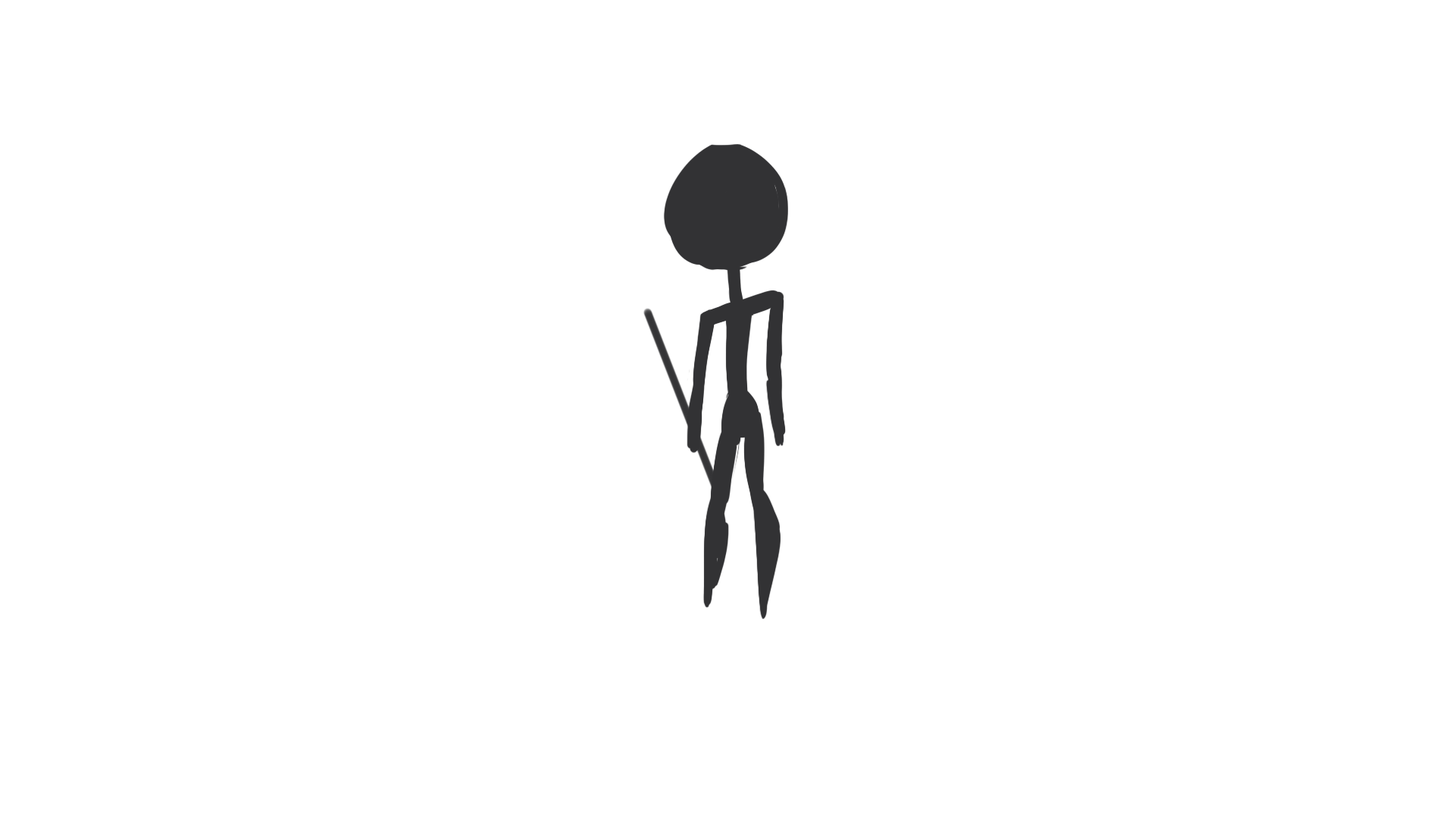
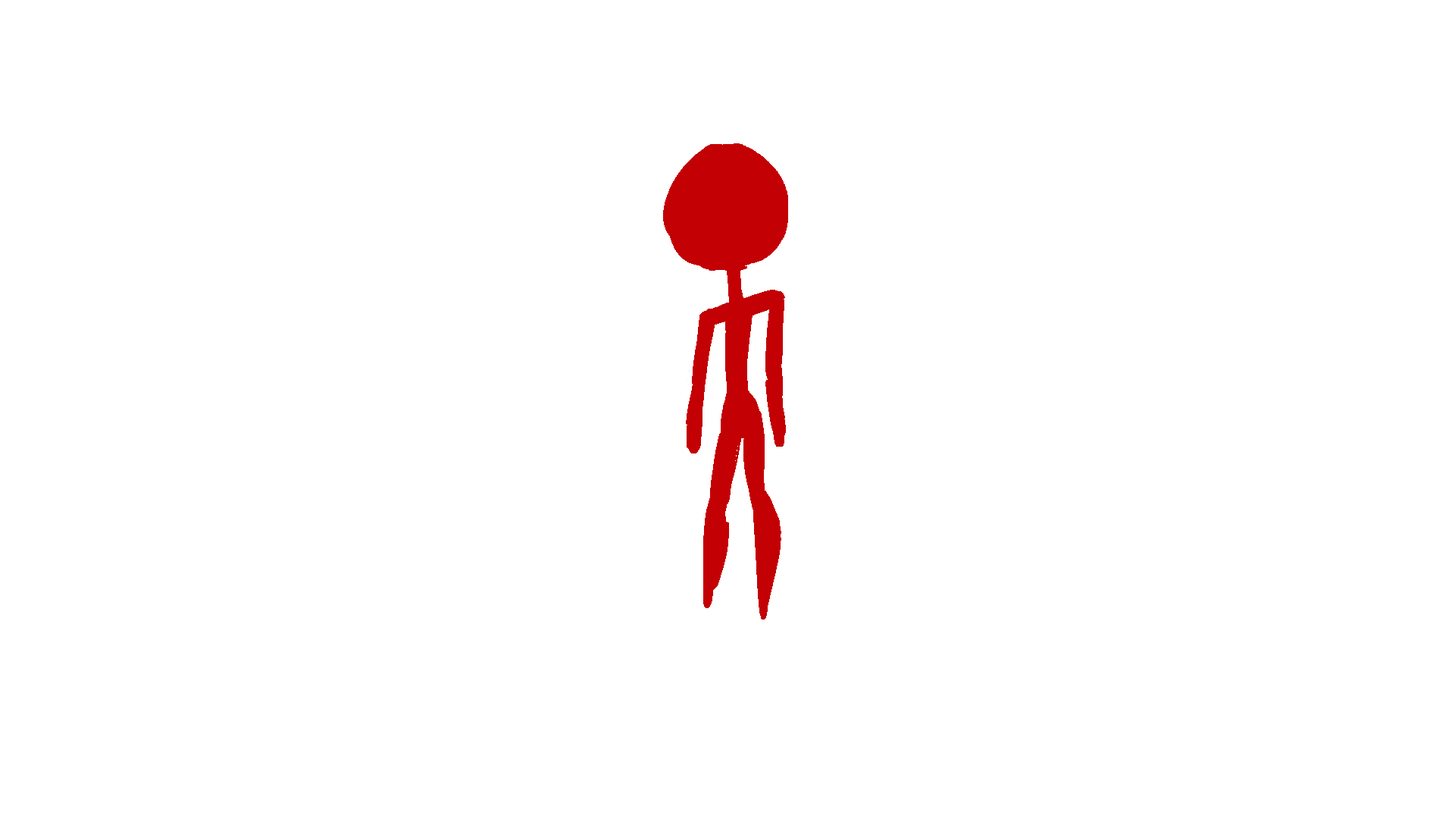
Comparing the layer stacks of the two 1455×819 images. Changes:
painted on "left lower leg" over (x1=703, y1=490, x2=730, y2=608)
painted on "left upper leg" over (x1=710, y1=407, x2=743, y2=524)
painted on "right lower leg" over (x1=753, y1=487, x2=782, y2=620)
painted on "right upper leg" over (x1=740, y1=409, x2=765, y2=515)
painted on "hips" over (x1=720, y1=363, x2=761, y2=447)
painted on "torso" over (x1=724, y1=299, x2=756, y2=419)
painted on "left lower arm" over (x1=685, y1=373, x2=705, y2=454)
painted on "left upper arm" over (x1=692, y1=308, x2=716, y2=391)
painted on "left shoulder" over (x1=699, y1=300, x2=746, y2=326)
painted on "lower arm right" over (x1=765, y1=356, x2=787, y2=447)
painted on "upper arm right" over (x1=765, y1=290, x2=785, y2=383)
painted on "shoulder right" over (x1=732, y1=289, x2=786, y2=319)
painted on "neck" over (x1=726, y1=245, x2=746, y2=315)
hid "zwaart" over (x1=643, y1=306, x2=726, y2=503)
painted on "head" over (x1=663, y1=143, x2=789, y2=272)
